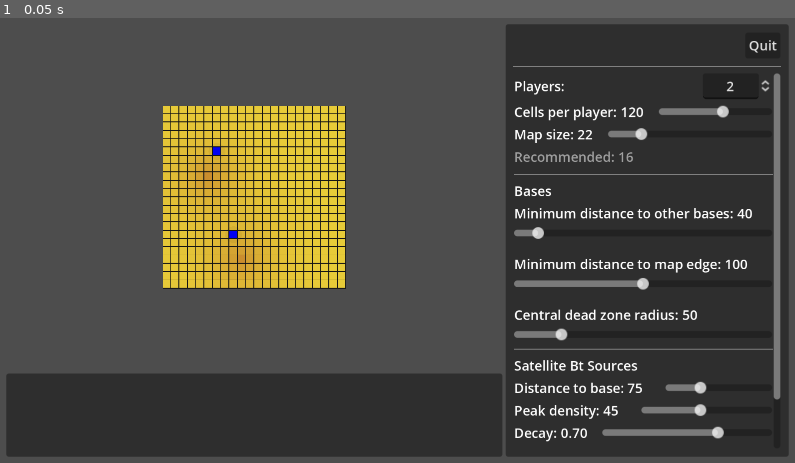
Above: before the commit, frame 1.
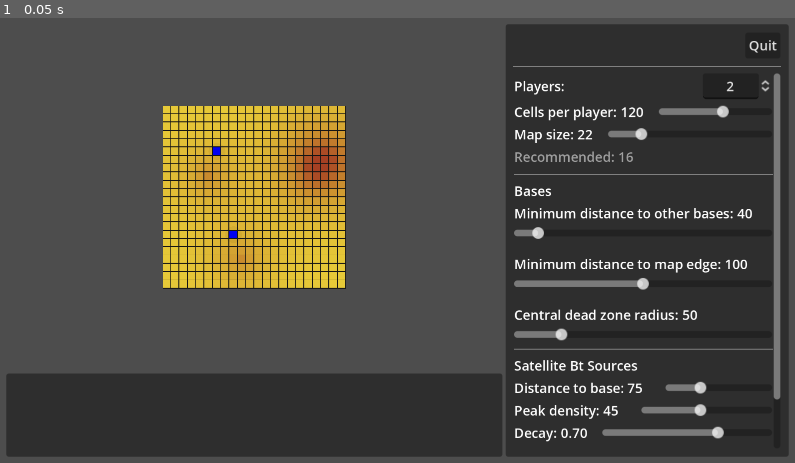
Above: after the commit, the same moment.

Repository: wadcom/kisarra-mapgen
Game: Godot game, scene res://main.tscn
Two runs of this game, one before a commit and one after it. Both use one fixed random seed, a clock stepped at 60 frames per second and the inputs below.
Inputs:
- Up to frame 1 (0.05 s): no input

The runs differ from the first frame. In frame 1, 1.5% of the frame differs, in the area x 34-44%, y 21-44%.

Commit message:
Place extra Bt sources

Diff:
--- a/map_area.gd
+++ b/map_area.gd
@@ -15,8 +15,9 @@
 
 	var base_positions = _pick_base_positions(params)
 	var satellite_bt_sources = _pick_satellite_bt_sources(params, base_positions)
-
-	var bt_density = _calculate_bt_density(params, satellite_bt_sources)
+	var extra_bt_sources = _pick_extra_bt_sources(params, base_positions)
+
+	var bt_density = _calculate_bt_density(params, satellite_bt_sources + extra_bt_sources)
 
 	_setup_bases(params, base_positions)
 	_setup_ground_cells(params, bt_density)
@@ -73,6 +74,48 @@
 		exclusion_area.set_radius(params.base_placement.min_dist_to_other_bases)
 		exclusion_area.modulate = Color(Color.BLACK, 0.05)
 		$Constraints.add_child(exclusion_area)
+
+
+func _pick_extra_bt_sources(params, base_positions):
+	var bt_sources = []
+
+	var available_cxys = {}
+	for x in params.map_size:
+		for y in params.map_size:
+			var p = Vector2(x, y)
+
+			var too_close = false
+			for base_pos in base_positions:
+				var d = p.distance_to(base_pos) * _globals.CELL_SIDE_KMS
+				if d < params.betirium.extra_sources.distance_to_any_base:
+					too_close = true
+					break
+
+			if too_close:
+				continue
+
+			var cxy = p.x * 1000 + p.y
+			available_cxys[cxy] = true
+
+	for i in params.betirium.extra_sources.count:
+		if available_cxys.size() < 1:
+			%DiagnosticsText.add_text("Nowhere to put extra Bt source\n")
+			break
+
+		var cxys = available_cxys.keys()
+		cxys.shuffle()
+
+		bt_sources.append(
+			{
+				decay_factor = params.betirium.extra_sources.decay,
+				position = Vector2(int(cxys[0] / 1000.0), int(cxys[0]) % 1000),
+				peak_density = params.betirium.extra_sources.peak_density,
+			},
+		)
+
+		available_cxys.erase(cxys[0])
+
+	return bt_sources
 
 
 func _pick_satellite_bt_sources(params, base_positions):
--- a/side_panel.gd
+++ b/side_panel.gd
@@ -9,7 +9,7 @@
 		min_dist_to_other_bases = 40,
 	},
 	betirium = {
-		extra_sources = { decay = 0.7, distance_to_any_base = 200, peak_density = 80 },
+		extra_sources = { count = 2, decay = 0.7, distance_to_any_base = 200, peak_density = 80 },
 		satellite_sources = { decay = 0.7, distance_to_base = 75, peak_density = 45 },
 	},
 	cells_per_player = 120,
